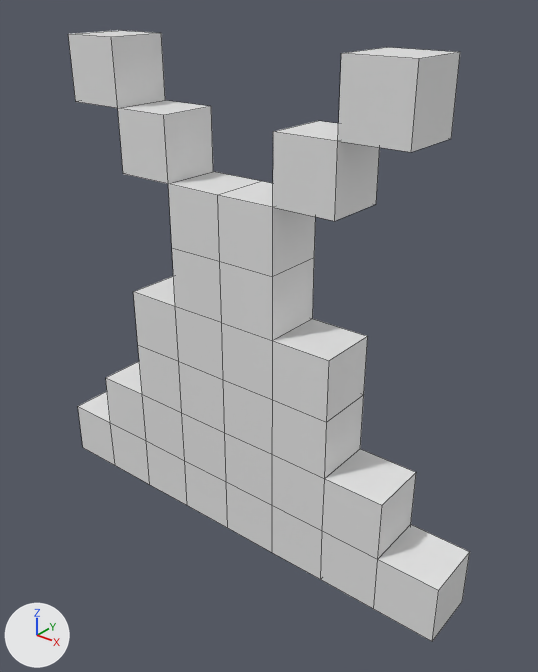
The FBX model Assets/_Chopper/Art/Building/piece_gable_voxel.fbx, before and after one commit.
Before and after are seen from a 50 mm lens placed at (1.77, -2.05, 2.2), pointed at (0.11, 0.03, 0.92). Lighting does not change. The marker at lower left points along +X, +Y and +Z. The older version comes first. Mesh edges are drawn as thin lines. Vertices at exactly the same position are counted once.

Names of what the first picture shows: 'piece_gable_voxel'.
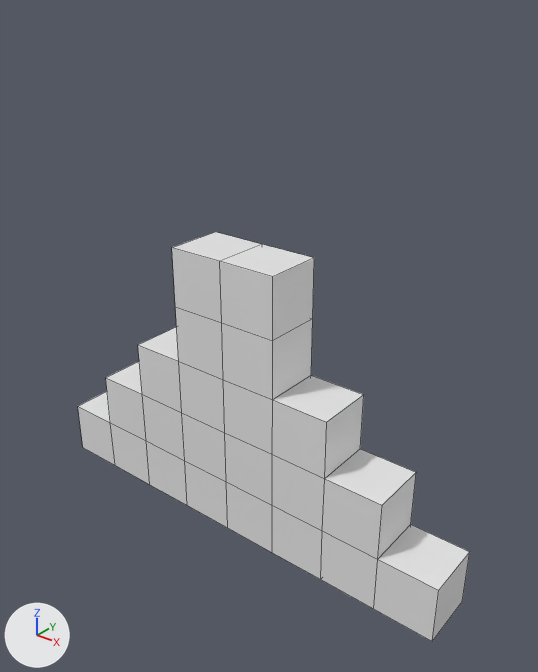
Boxes (x1, y1, x2, y2) around the edits, measured in the pictures (538 x 672 px):
```json
{"object": "piece_gable_voxel", "change": "reshaped", "before": [68, 30, 470, 641], "after": [78, 232, 470, 641], "on screen": "33% shorter"}
{"part": 1, "of": "me_piece_gable_voxel", "change": "cut back", "before": [68, 30, 460, 422], "after": [138, 232, 363, 422]}
```

Scene script edits in JSON lines:
```json
{"block": "me_piece_gable_voxel", "where": "# used by ob_piece_gable_voxel; location = (0.0, 0.0, 0.0)"}
{"op": "remove", "block": "me_piece_gable_voxel", "code": "me_piece_gable_voxel.from_pydata(...)  # 106 vertices, 104 faces; spans x -1.0..1.0, y -0.12..0.12, z 0.0..2.0"}
{"op": "add", "block": "me_piece_gable_voxel", "code": "me_piece_gable_voxel.from_pydata(...)  # 72 vertices, 70 faces; spans x -1.0..1.0, y -0.12..0.12, z 0.0..1.25"}
{"block": "me_piece_gable_voxel", "change": "me_piece_gable_voxel part 1"}
{"block": "me_piece_gable_voxel", "change": "34 vertices are removed from x -0.75..0.75, y -0.12..0.12, z 1.0..2.0"}
{"block": "me_piece_gable_voxel", "change": "40 faces are deleted"}
{"block": "me_piece_gable_voxel", "change": "6 new faces join them"}
```
